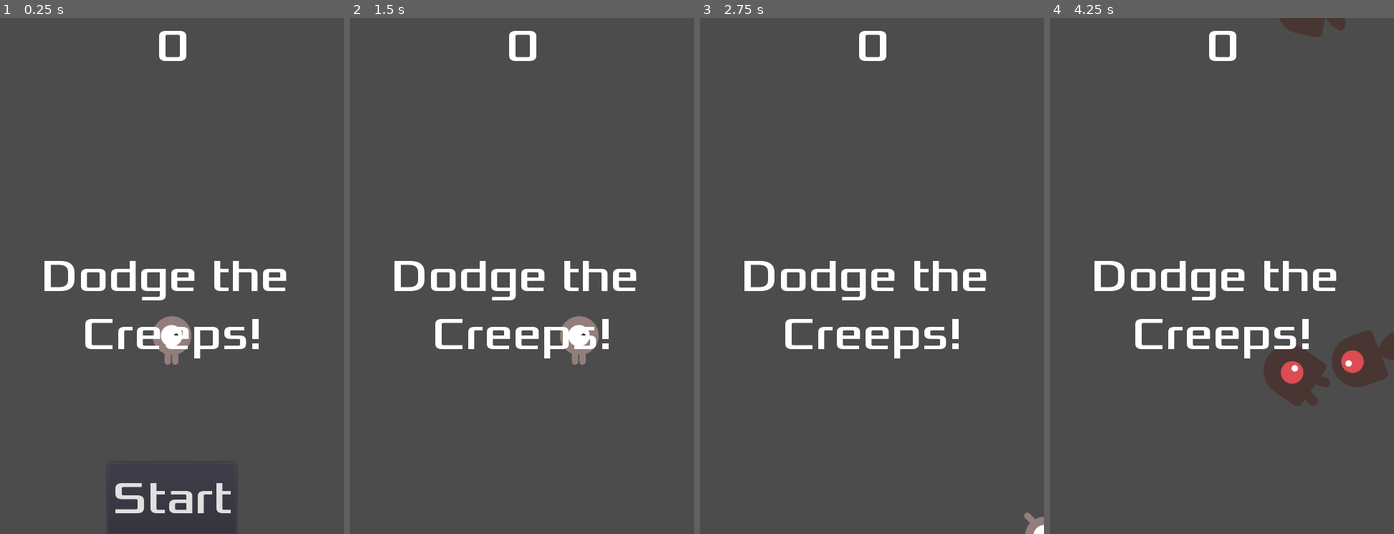
Above: before the commit, frames 1-4 (left to right).
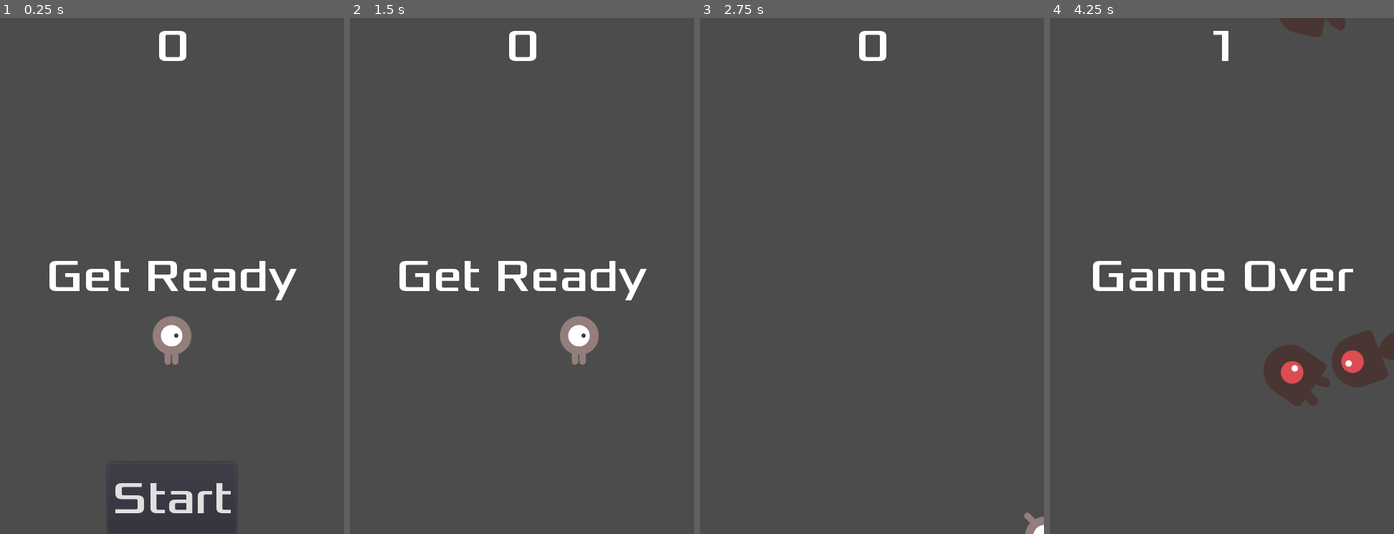
Above: after the commit, the same moments.

Repository: marioomendezz/mmendez_DodgeTheCreeps
Game: Godot game, scene res://Main.tscn
Same seed, same stepped clock (60 frames per second), same inputs: the game is played once before the commit and once after it.
Inputs:
- Up to frame 1 (0.25 s): no input
- Up to frame 2 (1.5 s): click "Start" at 0.5 s; tap Enter at 1.25 s; hold Right (move_right) from 1.28 s (still down)
- Up to frame 3 (2.75 s): release Right (move_right) at 2.03 s; hold Down (move_down) from 2.03 s (still down)
- Up to frame 4 (4.25 s): release Down (move_down) at 2.78 s; hold Right (move_right) 2.78-3.53 s; hold Up (move_up) from 3.53 s (still down)

The runs differ from the first frame. In frame 1, 3.3% of the frame differs, in the area x 12-87%, y 47-66%; in frame 2, 3.3%; in frame 3, 2.9%; in frame 4, 3.3%.
Error before the commit: Invalid call. Nonexistent function 'update_score' in base 'CanvasLayer (HUD.gd)'. (res://Main.gd:19)

Commit message:
Juego acabado

Diff:
--- a/HUD.gd
+++ b/HUD.gd
@@ -3,23 +3,26 @@
 signal start_game
 
 func show_message(text):
-	$Message.text = text
-	$Message.show()
+	$Missatge.text = text
+	$Missatge.show()
 	$MessageTimer.start()
 
 func show_game_over():
 	show_message("Game Over")
 	# Espereu fins que el MessageTimer hagi acabat de comptar.
 	yield($MessageTimer, "timeout")
-	$Message.text = "Dodge the\nCreeps!"
-	$Message.show()
+	$Missatge.text = "Dodge the\nCreeps!"
+	$Missatge.show()
 	# Feu un temporitzador one-shot i espereu que acabi.
 	yield(get_tree().create_timer(1), "timeout")
 	$StartButton.show()
 
+func update_score(score):
+	$ScoreLabel.text = str(score)
+
 
 func _on_MessageTimer_timeout():
-	$Message.hide()
+	$Missatge.hide()
 
 
 func _on_StartButton_pressed():
--- a/Main.gd
+++ b/Main.gd
@@ -1,11 +1,11 @@
 extends Node
-
 export(PackedScene) var mob_scene
 var score
 
 func _ready():
 	randomize()
 	new_game()
+
 
 func game_over():
 	$ScoreTimer.stop()
@@ -46,6 +46,3 @@
 func _on_ScoreTimer_timeout():
 	score += 1
 	$HUD.update_score(score)
-
-func update_score(score):
-	$ScoreLabel.text = str(score)
